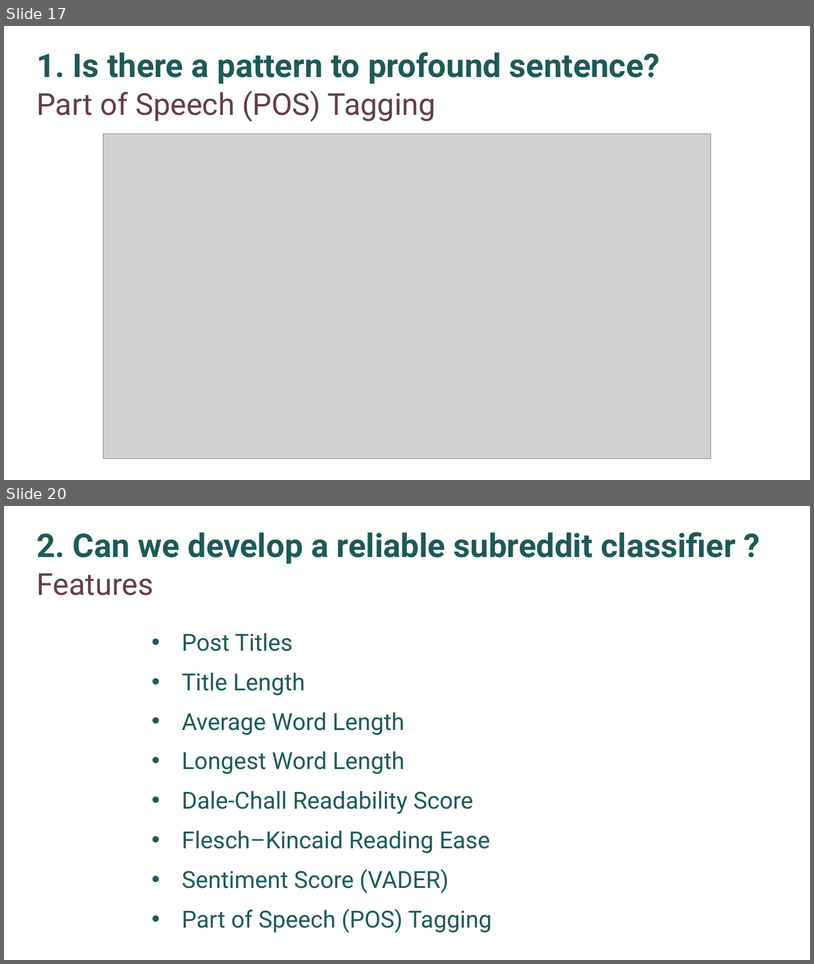
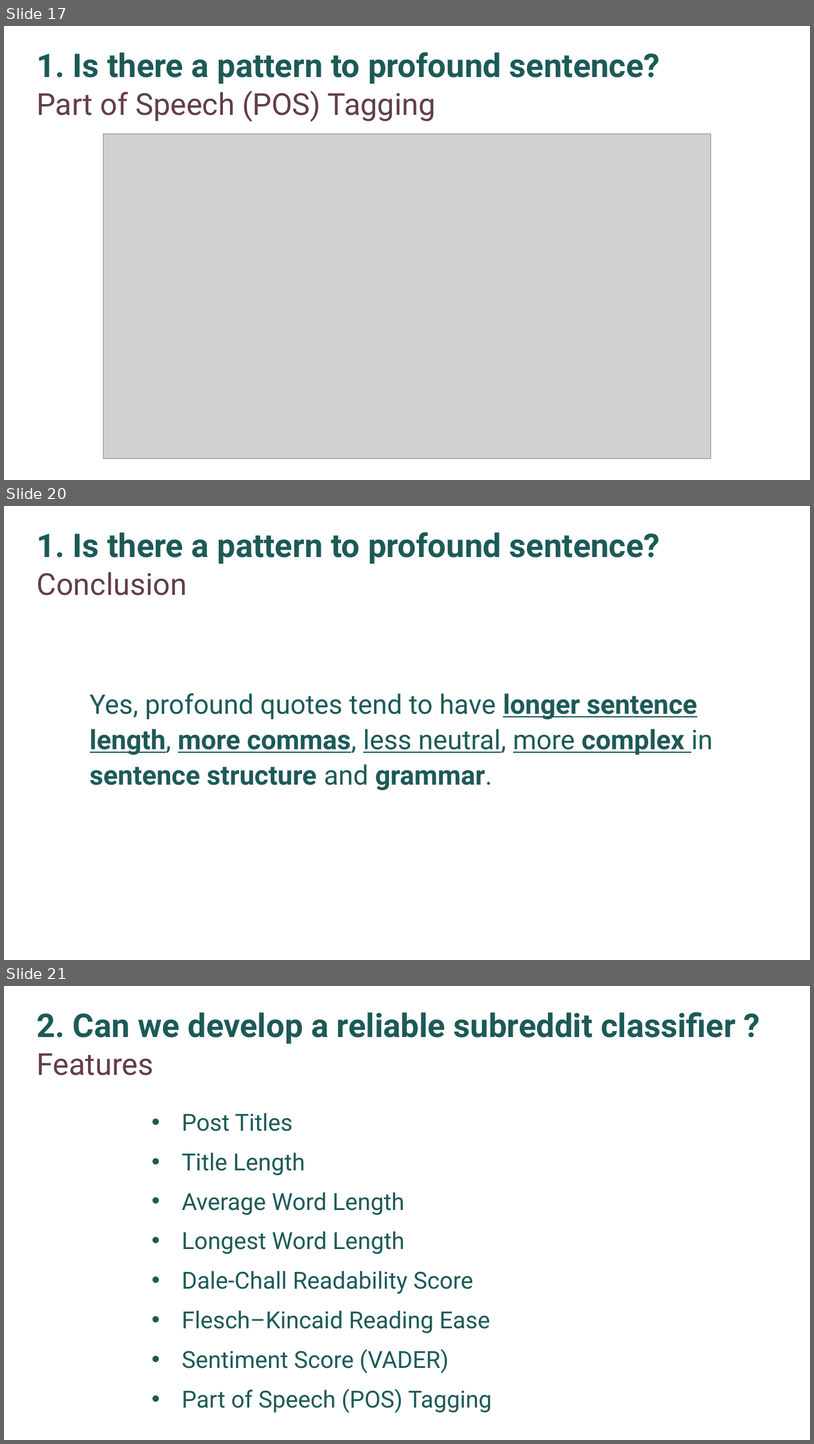
Before and after one commit to weihanfeng/profoundness-classifier, a slide deck: presentation/subreddit_classifier.pptx. Shown one above the other, each under a label of ours: slides 17 and 20 before the commit, slides 17, 20 and 21 after it; the slides between them are not shown. The pictures are 814x964 and 814x1444 pixels, drawn with LibreOffice and Linux fonts; fonts in the diff are those of the drawing; grey boxes stand for pictures. Boxes give left, top, right and bottom in pixels: in the first picture for what was removed or moved away, otherwise in the second. Text is boxed around its words. In the diff, an @@ line names an element or a change of style, - is before the commit and + after.

```diff
--- a/presentation/subreddit_classifier.pptx
+++ b/presentation/subreddit_classifier.pptx
@@ slide 20 added at [4, 506, 810, 960], background #FFFFFF @@
@@ text added at [36, 532, 660, 564], 38.9 pt, text #1C5A57, bold @@
+1. Is there a pattern to profound sentence?
@@ text added at [36, 572, 186, 595], 36 pt, text #623C4E @@
+Conclusion
@@ text added at [90, 693, 713, 790], 32 pt, text #1C5A57, bold @@
+Yes, profound quotes tend to have longer sentence length, more commas, less neutral, more complex in sentence structure and grammar.
@@ what was slide 20 is now slide 21 @@
```
Also in this commit, not shown: 10 slides changed, 2 other files.
